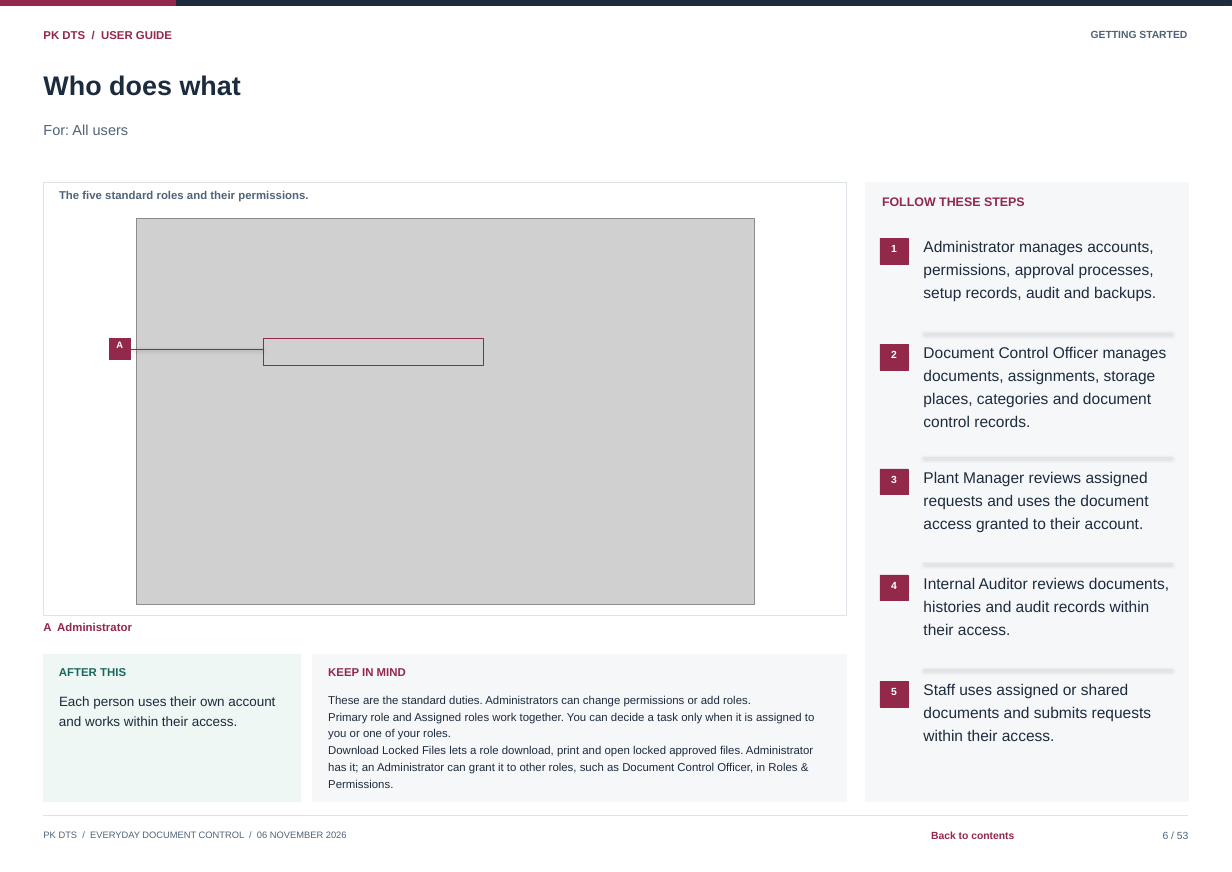
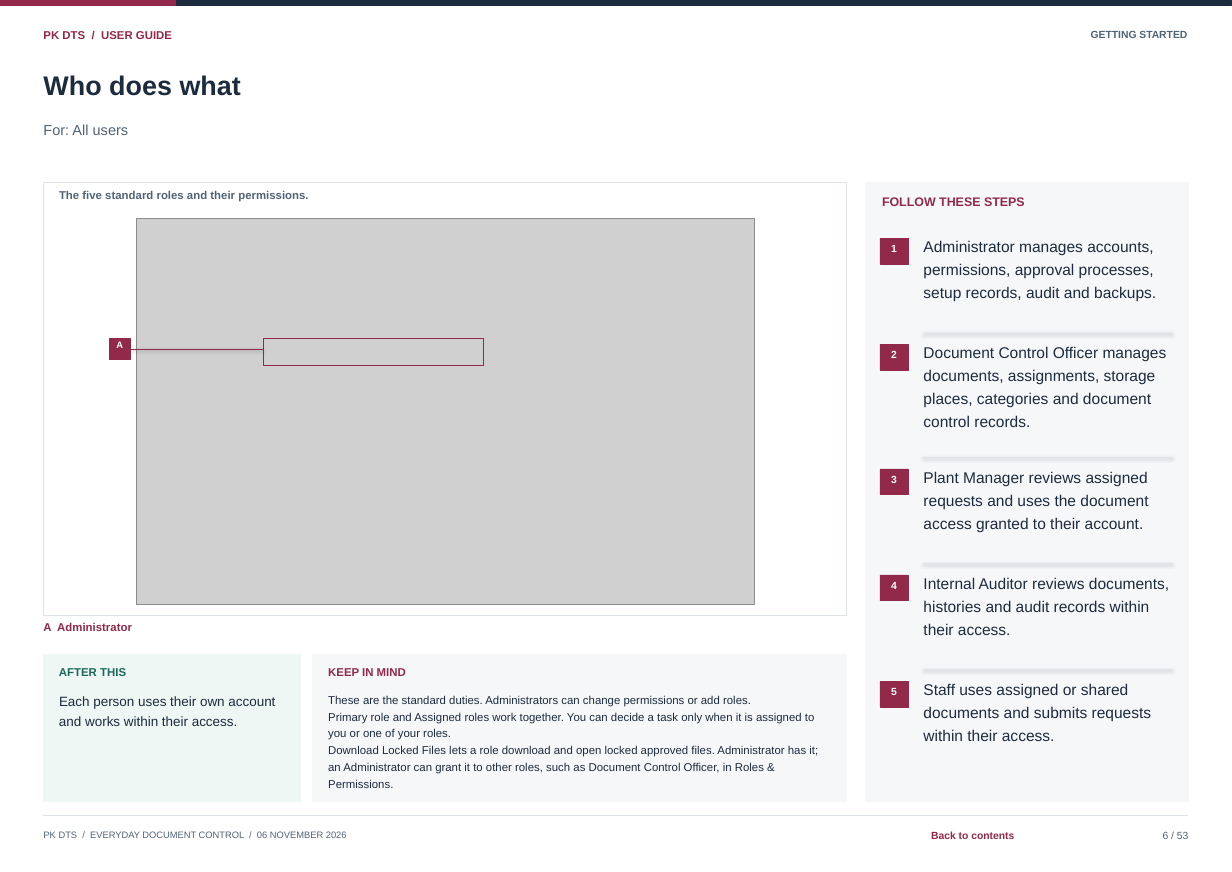
Before and after one commit to curib123/pk_document_tracking_system, a slide deck: slide 6 of docs/system-documentation/PK_DTS_User_Guide.pptx. Drawn at 1232x872 pixels with LibreOffice and Linux fonts; fonts in the diff are those of the drawing; grey boxes stand for pictures. Boxes give left, top, right and bottom in pixels: in the first picture for what was removed or moved away, otherwise in the second. Text is boxed around its words. In the diff, an @@ line names an element or a change of style, - is before the commit and + after.

```diff
--- a/docs/system-documentation/PK_DTS_User_Guide.pptx
+++ b/docs/system-documentation/PK_DTS_User_Guide.pptx
@@ text at bbox=[328, 745, 818, 757]: text changed @@
-Download Locked Files lets a role download, print and open locked approved files. Administrator
+Download Locked Files lets a role download and open locked approved files. Administrator has it;
@@ text at bbox=[328, 762, 764, 774]: text changed @@
-has it; an Administrator can grant it to other roles, such as Document Control Officer, in Roles &
+an Administrator can grant it to other roles, such as Document Control Officer, in Roles &
```
Also in this commit, not shown: 3 other slides changed, 26 other files.
